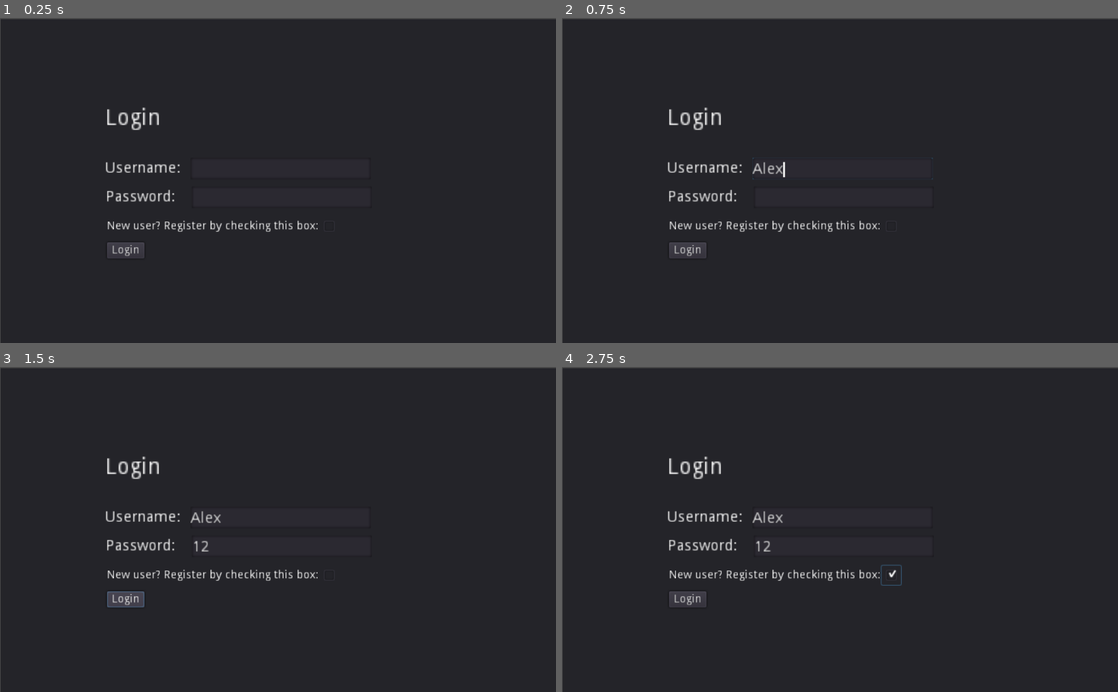
Above: before the commit, frames 1-4 (two rows, left to right).
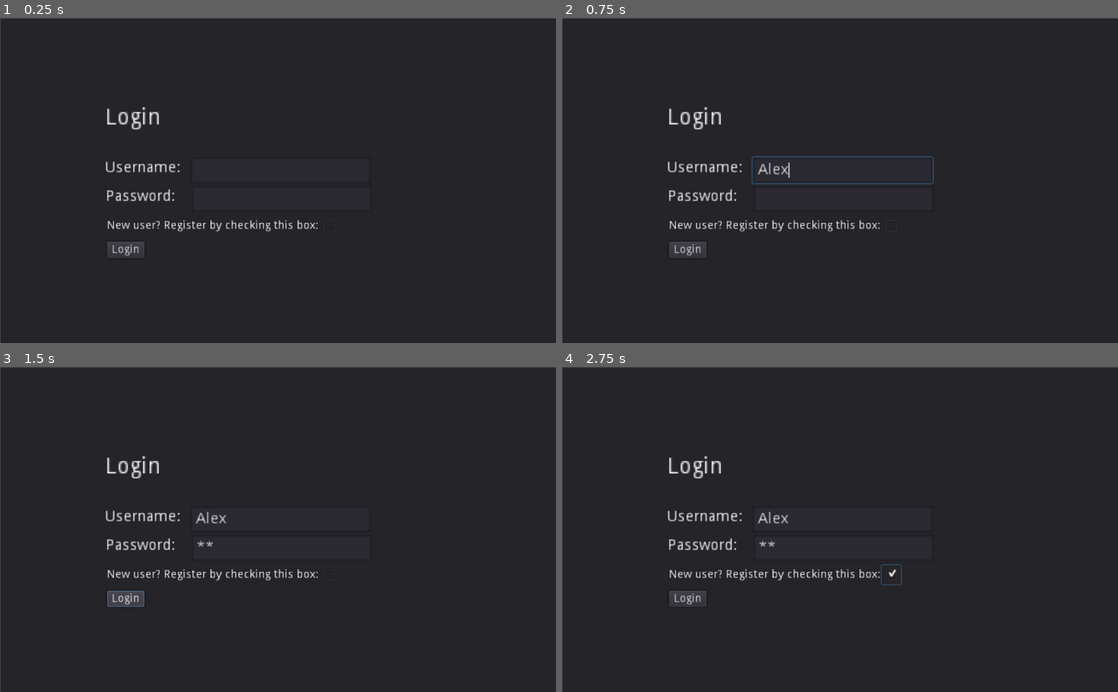
Above: after the commit, the same moments.

Repository: warez80/MultiplayerChess
Game: Godot game, scene res://Login.tscn
Same seed, same stepped clock (60 frames per second), same inputs: the game is played once before the commit and once after it. This scene is started directly instead of the project's main scene.
Inputs (mouse positions are in pixels of both pictures, inside the frame that each line leads up to):
- Up to frame 1 (0.25 s): no input
- Up to frame 2 (0.75 s): click (840, 167) at 0.52 s; type "Alex" at 0.6 s
- Up to frame 3 (1.5 s): click (283, 545) at 0.75 s; type "12" at 0.83 s; click "Login" at 1.25 s
- Up to frame 4 (2.75 s): click (890, 575) at 2 s

The runs differ from the first frame. In frame 1, 0.7% of the frame differs, in the area x 19-58%, y 27-74%; in frame 2, 1.1%, in the area x 19-67%, y 27-74%; in frame 3, 0.9%; in frame 4, 0.9%.

Commit message:
Testing new branch for login screen.

Diff:
--- a/Login.tscn
+++ b/Login.tscn
@@ -13,11 +13,10 @@
 anchor_right = 0.0
 anchor_bottom = 0.0
 margin_left = 1.0
-margin_top = 2.0
+margin_top = 1.0
 margin_right = 1027.0
-margin_bottom = 604.0
-rect_pivot_offset = Vector2( 0, 0 )
-rect_clip_content = false
+margin_bottom = 603.0
+rect_pivot_offset = Vector2( 0, 0 )
 mouse_filter = 0
 mouse_default_cursor_shape = 0
 size_flags_horizontal = 1
@@ -36,7 +35,6 @@
 margin_bottom = 177.0
 rect_scale = Vector2( 3, 3 )
 rect_pivot_offset = Vector2( 0, 0 )
-rect_clip_content = false
 mouse_filter = 2
 mouse_default_cursor_shape = 0
 size_flags_horizontal = 1
@@ -59,7 +57,6 @@
 margin_bottom = 103.0
 rect_scale = Vector2( 0.5, 0.5 )
 rect_pivot_offset = Vector2( 0, 0 )
-rect_clip_content = false
 focus_mode = 2
 mouse_filter = 0
 mouse_default_cursor_shape = 0
@@ -86,7 +83,6 @@
 margin_bottom = 276.0
 rect_scale = Vector2( 2, 2 )
 rect_pivot_offset = Vector2( 0, 0 )
-rect_clip_content = false
 mouse_filter = 2
 mouse_default_cursor_shape = 0
 size_flags_horizontal = 1
@@ -97,7 +93,7 @@
 max_lines_visible = -1
 _sections_unfolded = [ "Rect" ]
 
-[node name="username_input" type="TextEdit" parent="Panel/username" index="0"]
+[node name="username_input" type="LineEdit" parent="Panel/username" index="0"]
 
 anchor_left = 0.0
 anchor_top = 0.0
@@ -106,31 +102,20 @@
 margin_left = 79.0
 margin_top = -3.0
 margin_right = 245.0
-margin_bottom = 17.0
-rect_pivot_offset = Vector2( 0, 0 )
-rect_clip_content = false
-focus_mode = 2
-mouse_filter = 0
-mouse_default_cursor_shape = 0
-size_flags_horizontal = 1
-size_flags_vertical = 1
-text = ""
-readonly = false
-highlight_current_line = false
-syntax_highlighting = false
-show_line_numbers = false
-highlight_all_occurrences = false
-override_selected_font_color = false
+margin_bottom = 21.0
+rect_pivot_offset = Vector2( 0, 0 )
+focus_mode = 2
+mouse_filter = 0
+mouse_default_cursor_shape = 1
+size_flags_horizontal = 1
+size_flags_vertical = 1
+focus_mode = 2
 context_menu_enabled = true
-smooth_scrolling = false
-v_scroll_speed = 80.0
-hiding_enabled = 0
-wrap_lines = false
-caret_block_mode = false
+placeholder_alpha = 0.6
 caret_blink = false
 caret_blink_speed = 0.65
-caret_moving_by_right_click = true
-_sections_unfolded = [ "Margin", "Size Flags" ]
+caret_position = 0
+_sections_unfolded = [ "Margin" ]
 
 [node name="password" type="Label" parent="Panel" index="2"]
 
@@ -144,7 +129,6 @@
 margin_bottom = 329.0
 rect_scale = Vector2( 2, 2 )
 rect_pivot_offset = Vector2( 0, 0 )
-rect_clip_content = false
 mouse_filter = 2
 mouse_default_cursor_shape = 0
 size_flags_horizontal = 1
@@ -155,7 +139,7 @@
 max_lines_visible = -1
 _sections_unfolded = [ "Rect" ]
 
-[node name="password_input" type="TextEdit" parent="Panel/password" index="0"]
+[node name="password_input" type="LineEdit" parent="Panel/password" index="0"]
 
 anchor_left = 0.0
 anchor_top = 0.0
@@ -166,29 +150,18 @@
 margin_right = 245.0
 margin_bottom = 17.0
 rect_pivot_offset = Vector2( 0, 0 )
-rect_clip_content = false
-focus_mode = 2
-mouse_filter = 0
-mouse_default_cursor_shape = 0
-size_flags_horizontal = 1
-size_flags_vertical = 1
-text = ""
-readonly = false
-highlight_current_line = false
-syntax_highlighting = false
-show_line_numbers = false
-highlight_all_occurrences = true
-override_selected_font_color = false
+focus_mode = 2
+mouse_filter = 0
+mouse_default_cursor_shape = 1
+size_flags_horizontal = 1
+size_flags_vertical = 1
+secret = true
+focus_mode = 2
 context_menu_enabled = true
-smooth_scrolling = false
-v_scroll_speed = 80.0
-hiding_enabled = 0
-wrap_lines = false
-caret_block_mode = false
+placeholder_alpha = 0.6
 caret_blink = false
 caret_blink_speed = 0.65
-caret_moving_by_right_click = true
-_sections_unfolded = [ "Anchor", "Caret", "Grow Direction", "Margin" ]
+caret_position = 0
 
 [node name="register_user" type="Label" parent="Panel" index="3"]
 
@@ -202,7 +175,6 @@
 margin_bottom = 386.0
 rect_scale = Vector2( 1.5, 1.5 )
 rect_pivot_offset = Vector2( 0, 0 )
-rect_clip_content = false
 mouse_filter = 2
 mouse_default_cursor_shape = 0
 size_flags_horizontal = 1
@@ -224,7 +196,6 @@
 margin_right = 285.0
 margin_bottom = 19.0
 rect_pivot_offset = Vector2( 0, 0 )
-rect_clip_content = false
 focus_mode = 2
 mouse_filter = 0
 mouse_default_cursor_shape = 0
--- a/MainMenu.tscn
+++ b/MainMenu.tscn
@@ -8,7 +8,7 @@
 [ext_resource path="res://Add_Friends.png" type="Texture" id=6]
 [ext_resource path="res://Options.png" type="Texture" id=7]
 
-[node name="MainMenu" type="MarginContainer" index="0"]
+[node name="MainMenu" type="MarginContainer"]
 
 anchor_left = 0.0
 anchor_top = 0.0
@@ -17,7 +17,6 @@
 margin_right = 8.0
 margin_bottom = 40.0
 rect_pivot_offset = Vector2( 0, 0 )
-rect_clip_content = false
 mouse_filter = 0
 mouse_default_cursor_shape = 0
 size_flags_horizontal = 1
@@ -35,7 +34,6 @@
 margin_right = 1064.0
 margin_bottom = 608.0
 rect_pivot_offset = Vector2( 0, 0 )
-rect_clip_content = false
 mouse_filter = 0
 mouse_default_cursor_shape = 0
 size_flags_horizontal = 1
@@ -60,7 +58,6 @@
 margin_right = 642.0
 margin_bottom = 375.0
 rect_pivot_offset = Vector2( 0, 0 )
-rect_clip_content = false
 mouse_filter = 1
 mouse_default_cursor_shape = 0
 size_flags_horizontal = 1
@@ -76,7 +73,6 @@
 margin_right = 634.0
 margin_bottom = 375.0
 rect_pivot_offset = Vector2( 0, 0 )
-rect_clip_content = false
 mouse_filter = 1
 mouse_default_cursor_shape = 0
 size_flags_horizontal = 1
@@ -92,7 +88,6 @@
 margin_right = 634.0
 margin_bottom = 179.0
 rect_pivot_offset = Vector2( 0, 0 )
-rect_clip_content = false
 mouse_filter = 1
 mouse_default_cursor_shape = 0
 size_flags_horizontal = 1
@@ -110,7 +105,6 @@
 margin_right = 634.0
 margin_bottom = 375.0
 rect_pivot_offset = Vector2( 0, 0 )
-rect_clip_content = false
 mouse_filter = 1
 mouse_default_cursor_shape = 0
 size_flags_horizontal = 1
@@ -126,7 +120,6 @@
 margin_right = 634.0
 margin_bottom = 39.0
 rect_pivot_offset = Vector2( 0, 0 )
-rect_clip_content = false
 focus_mode = 2
 mouse_filter = 0
 mouse_default_cursor_shape = 0
@@ -151,7 +144,6 @@
 margin_right = 634.0
 margin_bottom = 76.0
 rect_pivot_offset = Vector2( 0, 0 )
-rect_clip_content = false
 mouse_filter = 1
 mouse_default_cursor_shape = 0
 size_flags_horizontal = 1
@@ -169,7 +161,6 @@
 margin_right = 634.0
 margin_bottom = 116.0
 rect_pivot_offset = Vector2( 0, 0 )
-rect_clip_content = false
 mouse_filter = 1
 mouse_default_cursor_shape = 0
 size_flags_horizontal = 1
@@ -187,7 +178,6 @@
 margin_right = 634.0
 margin_bottom = 152.0
 rect_pivot_offset = Vector2( 0, 0 )
-rect_clip_content = false
 mouse_filter = 1
 mouse_default_cursor_shape = 0
 size_flags_horizontal = 1
@@ -205,7 +195,6 @@
 margin_right = 634.0
 margin_bottom = 192.0
 rect_pivot_offset = Vector2( 0, 0 )
-rect_clip_content = false
 mouse_filter = 1
 mouse_default_cursor_shape = 0
 size_flags_horizontal = 1
